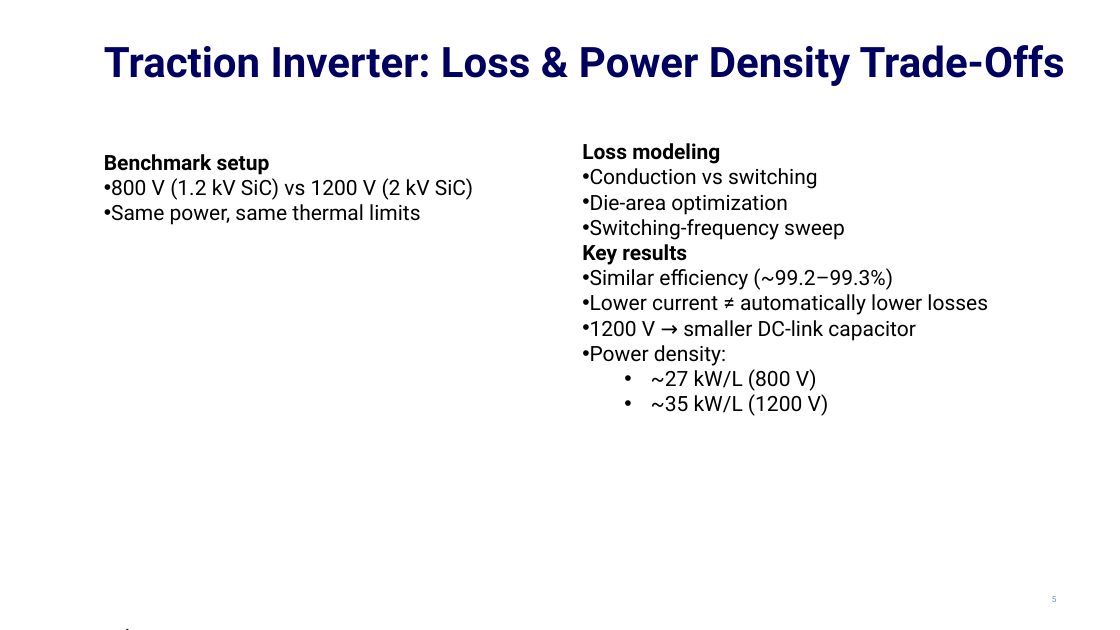
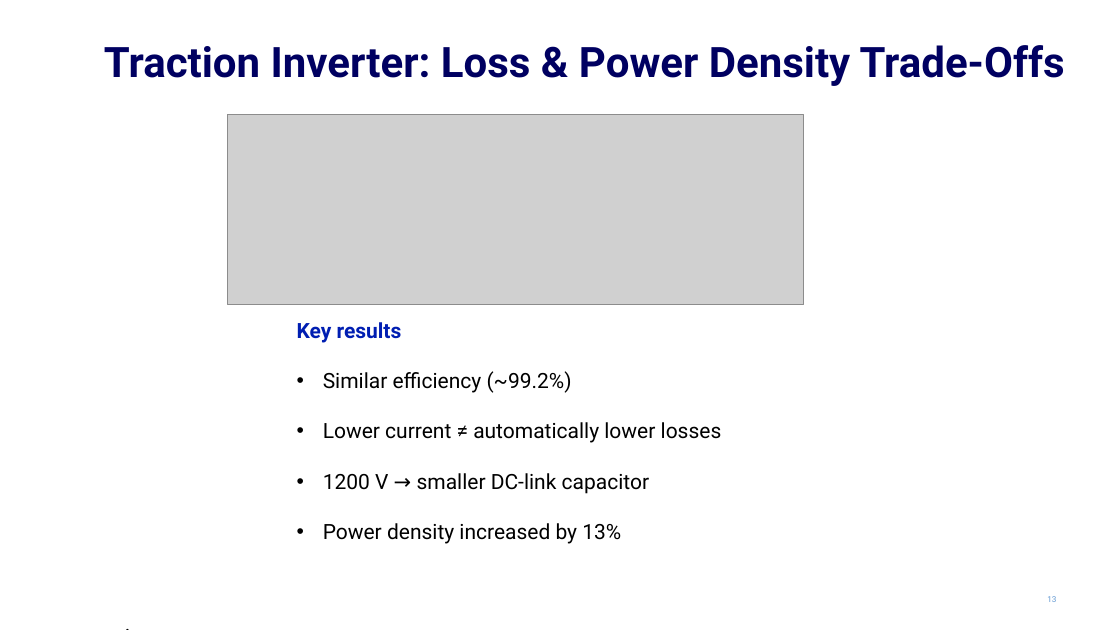
Before and after one commit to EnesAyaz/KTH, a slide deck: slide 13 of PresentationOfMeetings/50PercentSeminar/50PercentEnes.pptx (slide 5 before the commit). Drawn at 1120x630 pixels with LibreOffice and Linux fonts; fonts in the diff are those of the drawing; grey boxes stand for pictures; background and template pictures are left out. Boxes give left, top, right and bottom in pixels: in the first picture for what was removed or moved away, otherwise in the second. Text is boxed around its words. In the diff, an @@ line names an element or a change of style, - is before the commit and + after.

```diff
--- a/PresentationOfMeetings/50PercentSeminar/50PercentEnes.pptx
+++ b/PresentationOfMeetings/50PercentSeminar/50PercentEnes.pptx
@@ picture added at <box>228,114,804,305</box> @@
@@ text at <box>582,143,845,240</box>: paragraphs removed @@
-Loss modeling
-• Conduction vs switching
-• Die-area optimization
-• Switching-frequency sweep
@@ text removed at <box>104,154,473,225</box> @@
-Benchmark setup
-• 800 V (1.2 kV SiC) vs 1200 V (2 kV SiC)
-• Same power, same thermal limits
@@ text "Key results": place and size @@
-text "Key results" at <box>582,143,988,416</box>
+text "Key results" at <box>297,322,722,544</box>
@@ text at <box>297,322,722,494</box>: text colour #000000 to #001EB2 in "Key results"; indent changed @@
@@ text at <box>323,371,572,393</box>: text changed @@
-• Similar efficiency (~99.2–99.3%)
+• Similar efficiency (~99.2%)
@@ text at <box>323,523,621,544</box>: text changed @@
-• Power density:
-  • ~27 kW/L (800 V)
-  • ~35 kW/L (1200 V)
+• Power density increased by 13%
@@ page number at <box>1047,596,1056,602</box>: text changed @@
-5
+13
```
Also in this commit, not shown: 9 other slides changed, 10 slides added, 16 slides removed, 20 other files.
